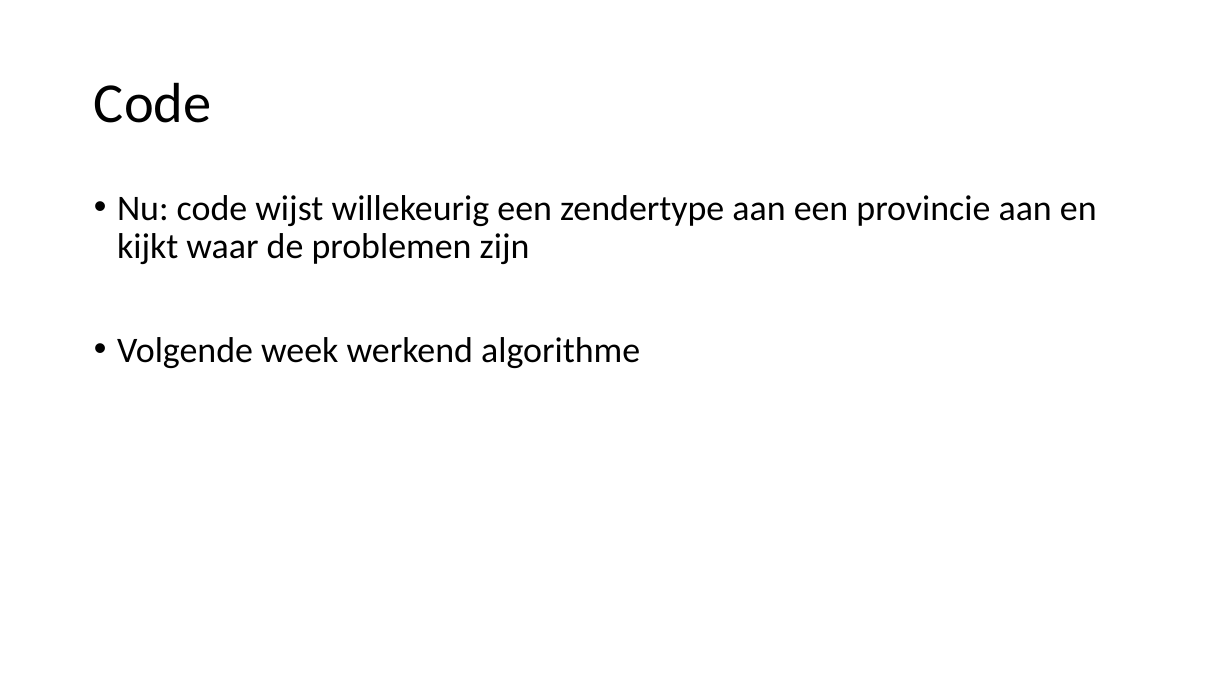
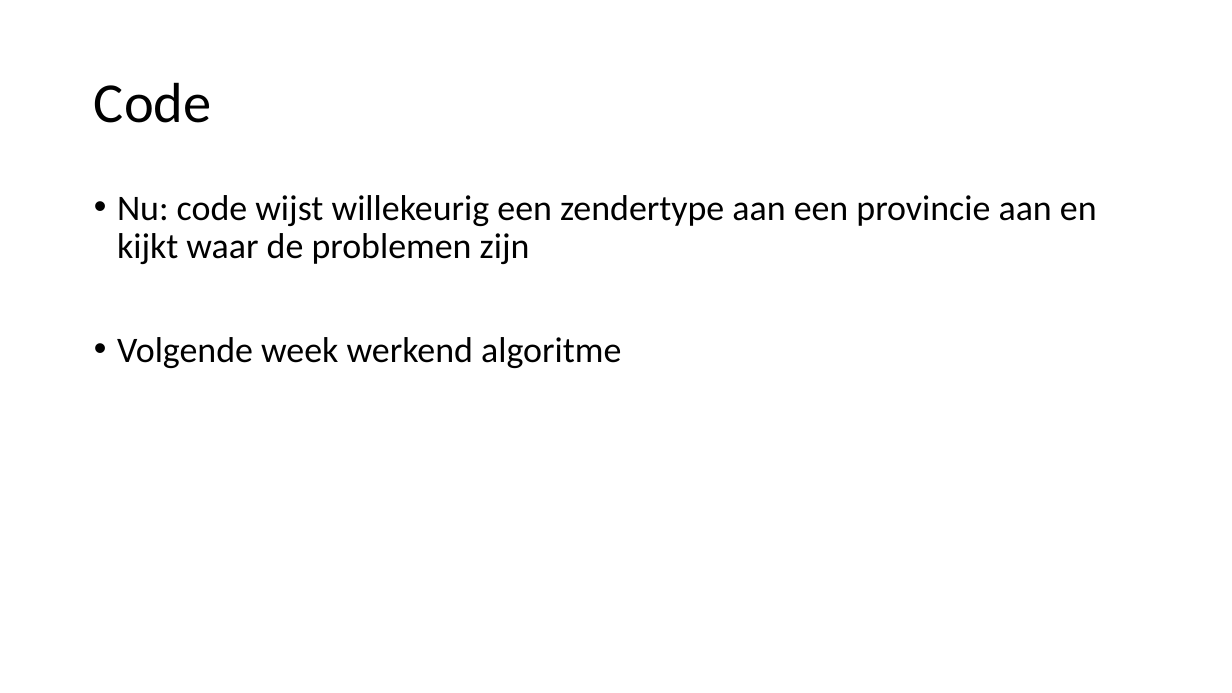
Before and after one commit to Tomttaw/Radio-Russia, a slide deck: slide 3 of powerpoint week 2.pptx. Drawn at 1232x693 pixels with LibreOffice and Linux fonts; fonts in the diff are those of the drawing. Boxes give left, top, right and bottom in pixels: in the first picture for what was removed or moved away, otherwise in the second. Text is boxed around its words. In the diff, an @@ line names an element or a change of style, - is before the commit and + after.

Commit message:
powerpoint

```diff
--- a/powerpoint week 2.pptx
+++ b/powerpoint week 2.pptx
@@ text at <box>117,337,621,368</box>: text changed @@
-• Volgende week werkend algorithme
+• Volgende week werkend algoritme
```
Also in this commit, not shown: 2 slides added, 1 slide removed, 1 other file.
